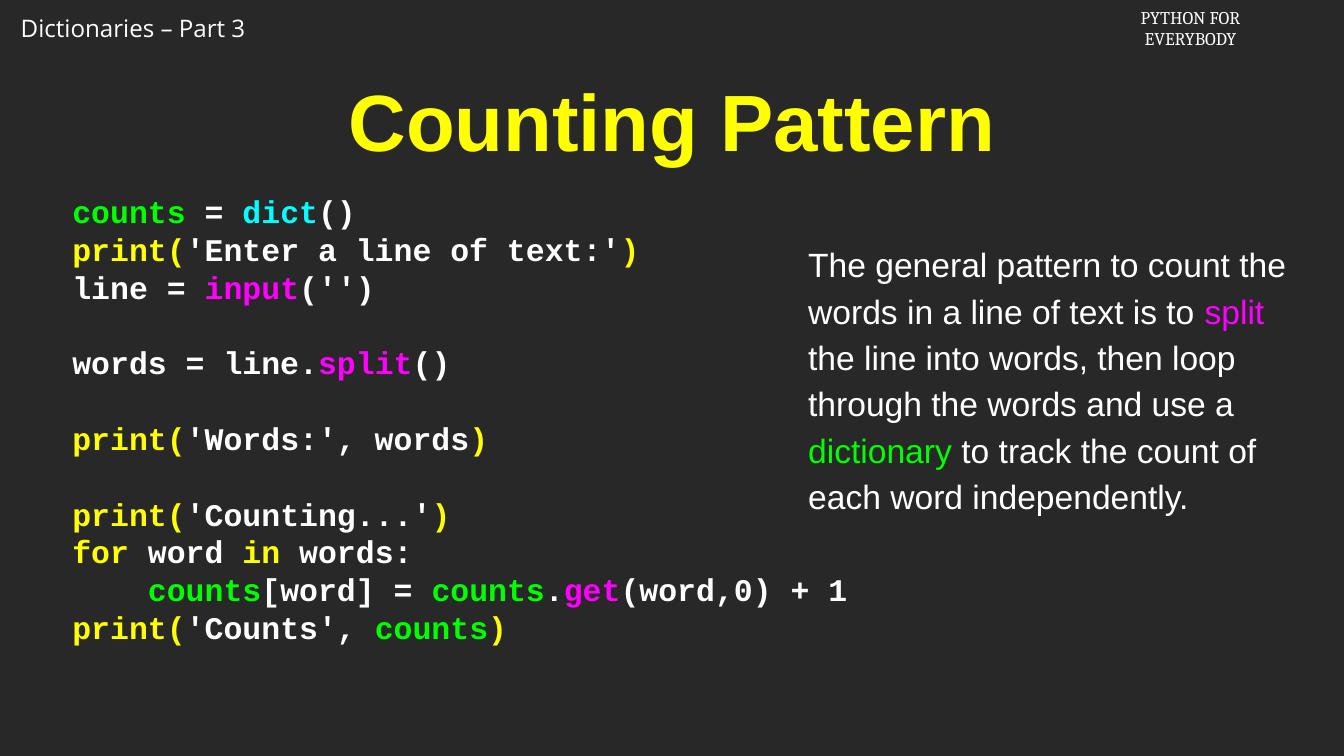
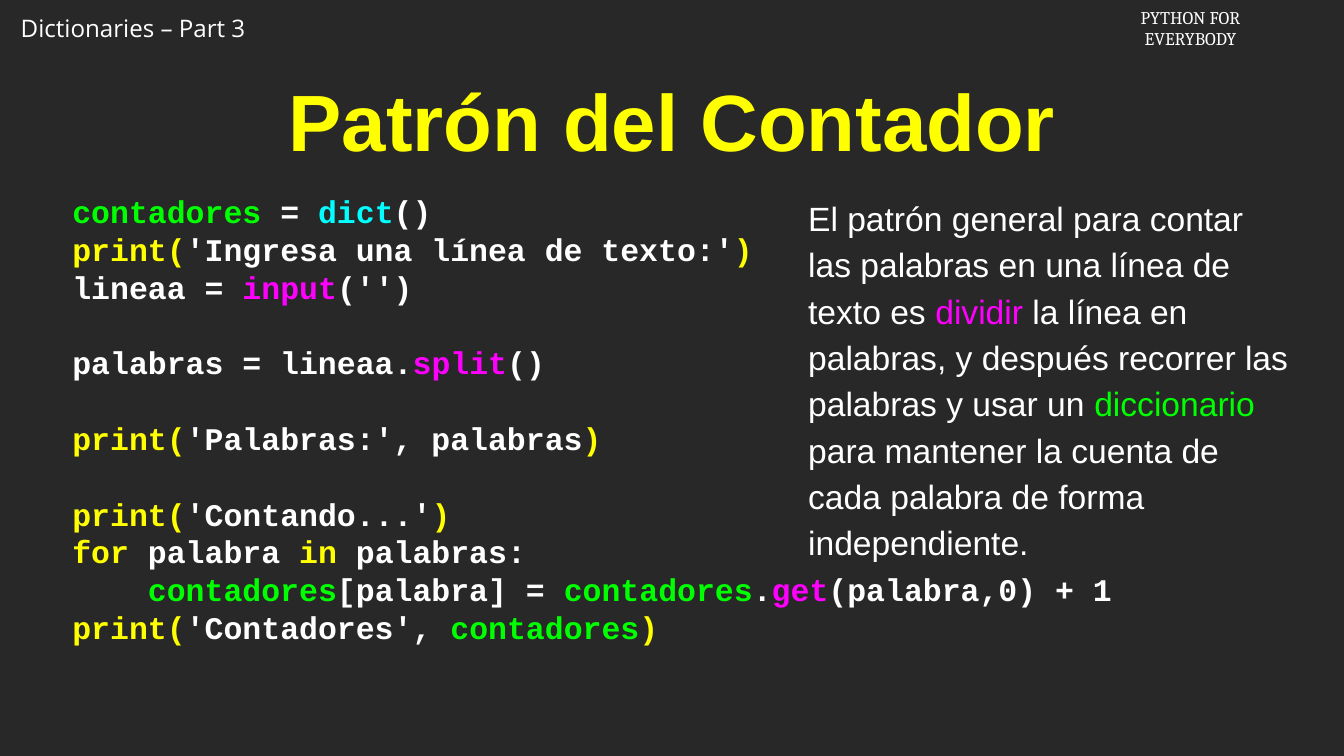
Before and after one commit to csev/py4e, a slide deck: slide 2 of ai/9.3.pptx. Drawn at 1344x756 pixels with LibreOffice and Linux fonts; fonts in the diff are those of the drawing; background and template pictures are left out. Boxes give left, top, right and bottom in pixels: in the first picture for what was removed or moved away, otherwise in the second. Text is boxed around its words. In the diff, an @@ line names an element or a change of style, - is before the commit and + after.

```diff
--- a/ai/9.3.pptx
+++ b/ai/9.3.pptx
@@ title at <box>289,92,1055,152</box>: text changed @@
-Counting Pattern
+Patrón del Contador
@@ text at <box>72,200,1112,646</box>: text changed @@
-counts = dict()
-print('Enter a line of text:')
-line = input('')
-words = line.split()
-print('Words:', words)
-print('Counting...')
-for word in words:
-counts[word] = counts.get(word,0) + 1
-print('Counts', counts)
+contadores = dict()
+print('Ingresa una línea de texto:')
+lineaa = input('')
+palabras = lineaa.split()
+print('Palabras:', palabras)
+print('Contando...')
+for palabra in palabras:
+contadores[palabra] = contadores.get(palabra,0) + 1
+print('Contadores', contadores)
@@ text at <box>808,206,1288,516</box>: text changed @@
-The general pattern to count the words in a line of text is to split the line into words, then loop through the words and use a dictionary to track the count of each word independently.
+El patrón general para contar las palabras en una línea de texto es dividir la línea en palabras, y después recorrer las palabras y usar un diccionario para mantener la cuenta de cada palabra de forma independiente.
```
Also in this commit, not shown: 5 other slides changed, 4 slides added, 4 slides removed.
